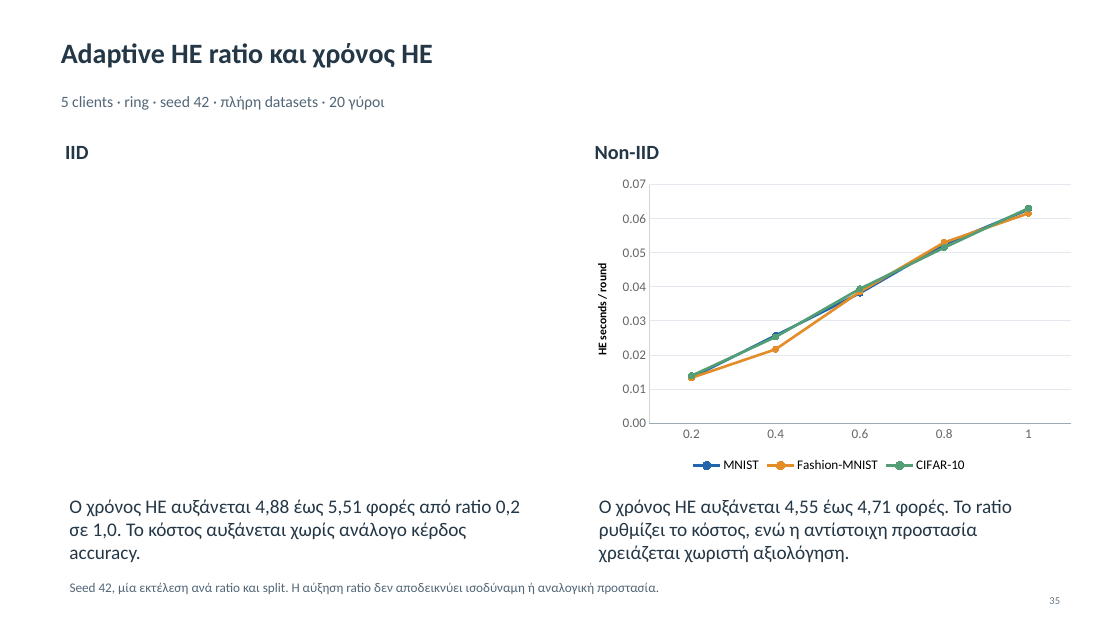
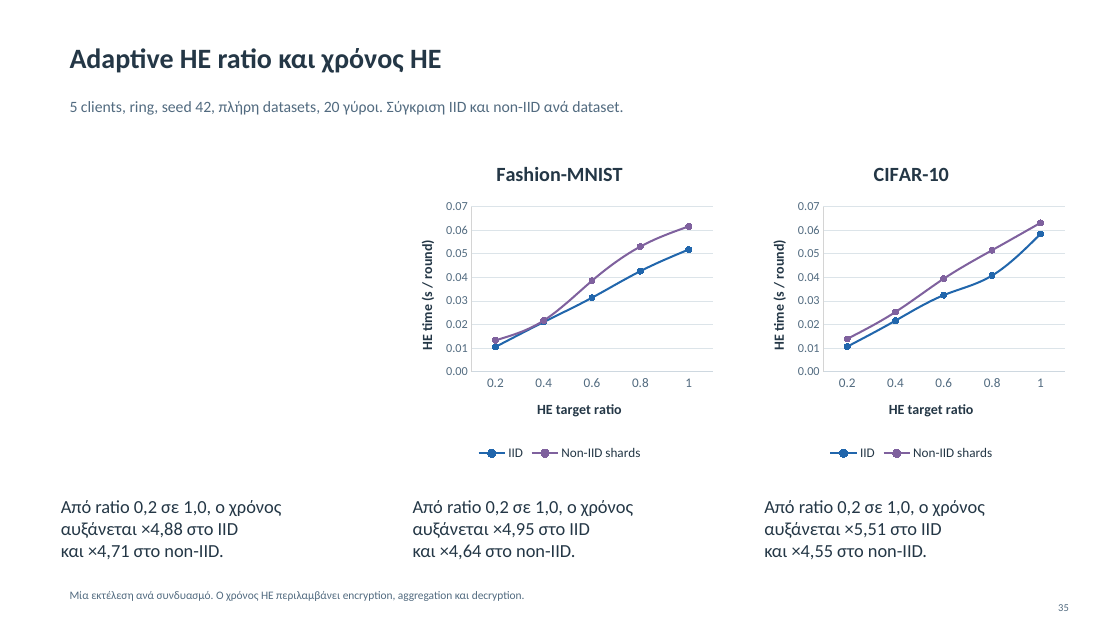
Before and after one commit to Dionisis09/secure-dfl-thesis, a slide deck: slide 35 of docs/Secure_DFL_Thesis_Presentation_UPDATED.pptx. Drawn at 1120x630 pixels with LibreOffice and Linux fonts; fonts in the diff are those of the drawing. Boxes give left, top, right and bottom in pixels: in the first picture for what was removed or moved away, otherwise in the second. Text is boxed around its words. In the diff, an @@ line names an element or a change of style, - is before the commit and + after.

Commit message:
Align sensitivity slide with dashboard and audit chart data

```diff
--- a/docs/Secure_DFL_Thesis_Presentation_UPDATED.pptx
+++ b/docs/Secure_DFL_Thesis_Presentation_UPDATED.pptx
@@ text "Adaptive HE ratio και χρόνος ..." moved from (x1=61, y1=43, x2=432, y2=68) to (x1=70, y1=48, x2=441, y2=73) @@
@@ text at (x1=70, y1=101, x2=623, y2=115): text changed; text colour #536777 to #526B80 @@
-5 clients · ring · seed 42 · πλήρη datasets · 20 γύροι
+5 clients, ring, seed 42, πλήρη datasets, 20 γύροι. Σύγκριση IID και non-IID ανά dataset.
@@ text removed at (x1=65, y1=146, x2=88, y2=159) @@
-IID
@@ line chart added at (x1=400, y1=145, x2=719, y2=465) @@
+title "Fashion-MNIST "
+categories: 0.2, 0.4, 0.6, 0.8, 1.0
+IID: 0.01, 0.021, 0.031, 0.043, 0.052
+Non-IID shards: 0.013, 0.022, 0.039, 0.053, 0.062
@@ line chart at (x1=752, y1=145, x2=1071, y2=465) @@
@@ title "CIFAR-10 " added @@
-categories: 0.2, 0.4, 0.6, 0.8, 1
+categories: 0.2, 0.4, 0.6, 0.8, 1.0
-MNIST: 0.013, 0.026, 0.038, 0.052, 0.063
+IID: 0.011, 0.022, 0.032, 0.041, 0.058
-Fashion-MNIST: 0.013, 0.022, 0.039, 0.053, 0.062
+Non-IID shards: 0.014, 0.025, 0.039, 0.051, 0.063
@@ colour of Non-IID shards #E48C27 to #7F619E @@
-CIFAR-10: 0.014, 0.025, 0.039, 0.051, 0.063
@@ category axis title "" to "HE target ratio " @@
@@ value axis title "HE seconds / round" to "HE time (s / round) " @@
@@ legend changed @@
@@ category axis changed @@
@@ value axis changed @@
@@ line chart resized from (x1=578, y1=171, x2=1081, y2=477) to (x1=752, y1=145, x2=1071, y2=465) @@
@@ text at (x1=61, y1=500, x2=281, y2=559): text changed; size 16.5 to 15.8 pt @@
-Ο χρόνος HE αυξάνεται 4,88 έως 5,51 φορές από ratio 0,2 σε 1,0. Το κόστος αυξάνεται χωρίς ανάλογο κέρδος accuracy.
+Από ratio 0,2 σε 1,0, ο χρόνος
+αυξάνεται ×4,88 στο IID
+και ×4,71 στο non-IID.
@@ text at (x1=413, y1=500, x2=633, y2=559): text changed; size 17.2 to 15.8 pt; bold off @@
-Non-IID
+Από ratio 0,2 σε 1,0, ο χρόνος
+αυξάνεται ×4,95 στο IID
+και ×4,64 στο non-IID.
@@ text removed at (x1=599, y1=499, x2=1012, y2=562) @@
-Ο χρόνος HE αυξάνεται 4,55 έως 4,71 φορές. Το ratio ρυθμίζει το κόστος, ενώ η αντίστοιχη προστασία χρειάζεται χωριστή αξιολόγηση.
@@ text added at (x1=764, y1=500, x2=985, y2=559), 15.8 pt, text #243746 @@
+Από ratio 0,2 σε 1,0, ο χρόνος
+αυξάνεται ×5,51 στο IID
+και ×4,55 στο non-IID.
@@ text at (x1=70, y1=591, x2=525, y2=601): text changed; size 11.2 to 9.8 pt; text colour #536777 to #526B80 @@
-Seed 42, μία εκτέλεση ανά ratio και split. Η αύξηση ratio δεν αποδεικνύει ισοδύναμη ή αναλογική προστασία.
+Μία εκτέλεση ανά συνδυασμό. Ο χρόνος HE περιλαμβάνει encryption, aggregation και decryption.
@@ text "35" moved from (x1=1049, y1=597, x2=1060, y2=604) to (x1=1058, y1=604, x2=1069, y2=611) @@
@@ text "35" at (x1=1058, y1=604, x2=1069, y2=611): text colour #667788 to #526B80 @@
```
Also in this commit, not shown: 4 other files.
